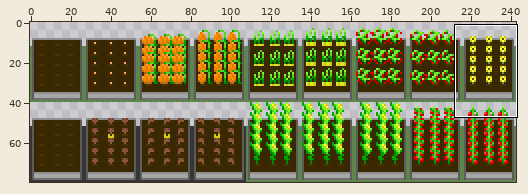
File history of a sprite sheet, Art Assets/Sprites (Final)/plants-Sheet.png. The first picture is a wide view before the edit; the outline marks the close-up.
Close-up. Before the commit:
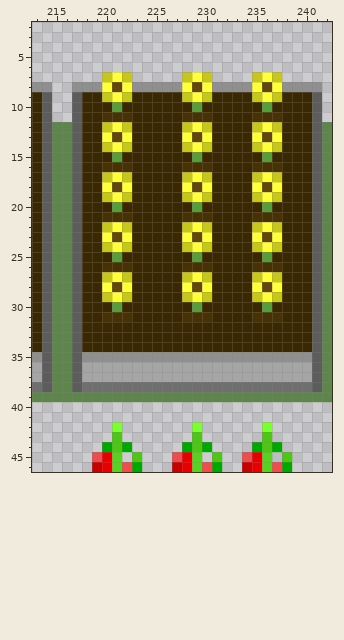
The file is 243x80 pixels. Colours within 5 levels of each other are drawn and written as one. Shown: x 213..242, y 2..46.
The result:
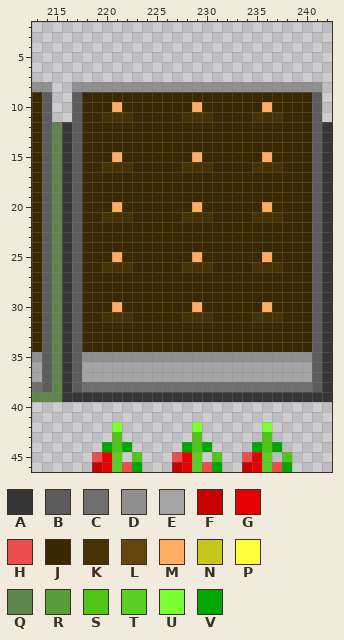
Palette (. is transparent): A #363636  B #5c5c5c  C #6f6f6f  D #8f8f8f  E #a5a5a5  F #c70000  G #e60000  H #ec4d4d  J #3a2802  K #473206  L #62460c  M #ffad63  N #c6c61d  P #ffff3a  Q #5e864c  R #599c3b  S #4fc518  T #5bd024  U #7bff30  V #00a700
What changed:
Changed rows in their new state; - is an unchanged pixel.
first column x 216:
 7 ----...-----...----...-----
 8 ----DDD-----DDD----DDD-----
 9 ----JJJ-----JJJ----JJJ-----
10 -----M-------M------M------
12 A---JJJ-----JJJ----JJJ----A
13 A---JJJ-----JJJ----JJJ----A
14 A---JJJ-----JJJ----JJJ----A
15 A----M-------M------M-----A
16 A-------------------------A
17 A---JJJ-----JJJ----JJJ----A
18 A---JJJ-----JJJ----JJJ----A
19 A---JJJ-----JJJ----JJJ----A
20 A----M-------M------M-----A
21 A-------------------------A
22 A---JJJ-----JJJ----JJJ----A
23 A---JJJ-----JJJ----JJJ----A
24 A---JJJ-----JJJ----JJJ----A
25 A----M-------M------M-----A
26 A-------------------------A
27 A---JJJ-----JJJ----JJJ----A
28 A---JJJ-----JJJ----JJJ----A
29 A---JJJ-----JJJ----JJJ----A
30 A----M-------M------M-----A
31 A-------------------------A
32 A-------------------------A
33 A-------------------------A
34 A-------------------------A
35 A-------------------------A
36 A-------------------------A
37 A-------------------------A
38 A-------------------------A
39 AAAAAAAAAAAAAAAAAAAAAAAAAAA
Pixel boxes of the changes (left, top, right, bottom) in both close-ups:
changed: (62, 72, 332, 402)
